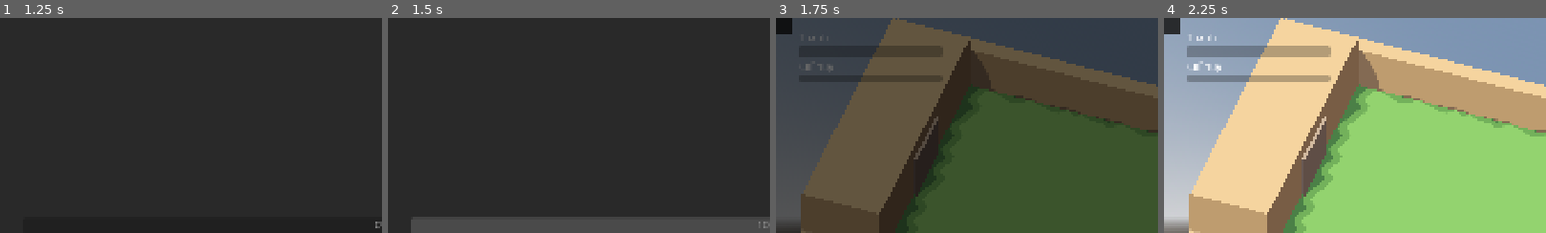
Above: before the commit, frames 1-4 (left to right).
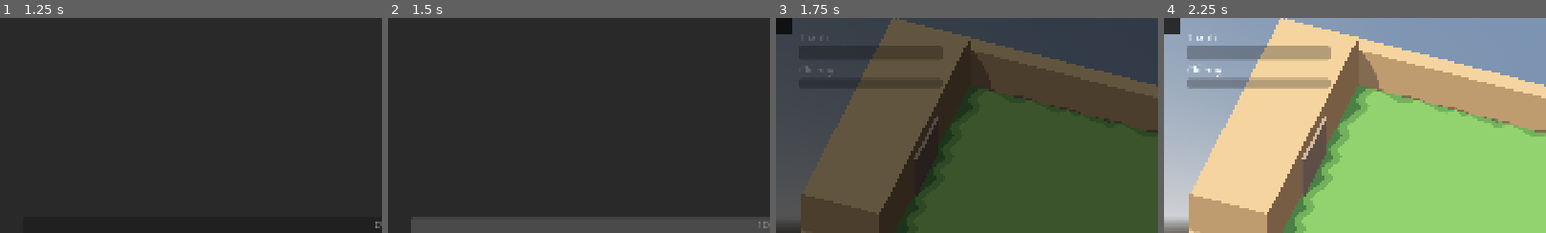
Above: after the commit, the same moments.

Repository: Rawisl/Godot_Roguelite3D_Gr8
Game: Godot game, scene res://ui/screens/boot.tscn
Same seed, same stepped clock (60 frames per second), same inputs: the game is played once before the commit and once after it.
Inputs (mouse positions are % of the whole screen's width and height, from its top left):
- Up to frame 1 (1.25 s): tap Enter (ui_accept) at 0.5, 0.77 s; move the mouse to (72, 45) at 0.52 s; hold D (move_right) from 0.53 s (still down); click (72, 45) at 0.6 s
- Up to frame 2 (1.5 s): move the mouse to (30, 55) at 1.27 s; release D (move_right) at 1.28 s; hold S (move_down) from 1.28 s (still down); tap Q (battle_cry) at 1.35 s
- Up to frame 3 (1.75 s): keep holding S (move_down); tap Enter (ui_accept) at 1.52 s
- Up to frame 4 (2.25 s): move the mouse to (60, 28) at 2.02 s; release S (move_down) at 2.03 s; hold D (move_right) from 2.03 s (still down); tap B (build_toggle) at 2.1 s
The pictures show only the part of the screen within x 0-50%, y 0-50%; the shares and areas given below are measured in that part.

Frames 1-2 are identical in both runs. In frame 3, 0.9% of the frame differs, in the area x 7-44%, y 18-32%; in frame 4, 2.5%, in the area x 6-44%, y 18-33%.

Commit message:
[ui]: show commander HP value inside its bar like the fortress bar

Diff:
--- a/ui/hud/parts/commander_status.tscn
+++ b/ui/hud/parts/commander_status.tscn
@@ -18,11 +18,19 @@
 
 [node name="Bar" type="ProgressBar" parent="." unique_id=471868200]
 unique_name_in_owner = true
-custom_minimum_size = Vector2(240, 16)
+custom_minimum_size = Vector2(280, 24)
 layout_mode = 2
 mouse_filter = 2
 show_percentage = false
 
-[node name="Value" type="Label" parent="." unique_id=390215233]
+[node name="Value" type="Label" parent="Bar" unique_id=390215233]
 unique_name_in_owner = true
-layout_mode = 2
+layout_mode = 1
+anchors_preset = 15
+anchor_right = 1.0
+anchor_bottom = 1.0
+grow_horizontal = 2
+grow_vertical = 2
+theme_override_font_sizes/font_size = 18
+horizontal_alignment = 1
+vertical_alignment = 1
--- a/ui/hud/parts/fortress_bar.tscn
+++ b/ui/hud/parts/fortress_bar.tscn
@@ -18,7 +18,7 @@
 
 [node name="Bar" type="ProgressBar" parent="VBoxContainer" unique_id=118300072]
 unique_name_in_owner = true
-custom_minimum_size = Vector2(360, 28)
+custom_minimum_size = Vector2(360, 36)
 layout_mode = 2
 mouse_filter = 2
 show_percentage = false
